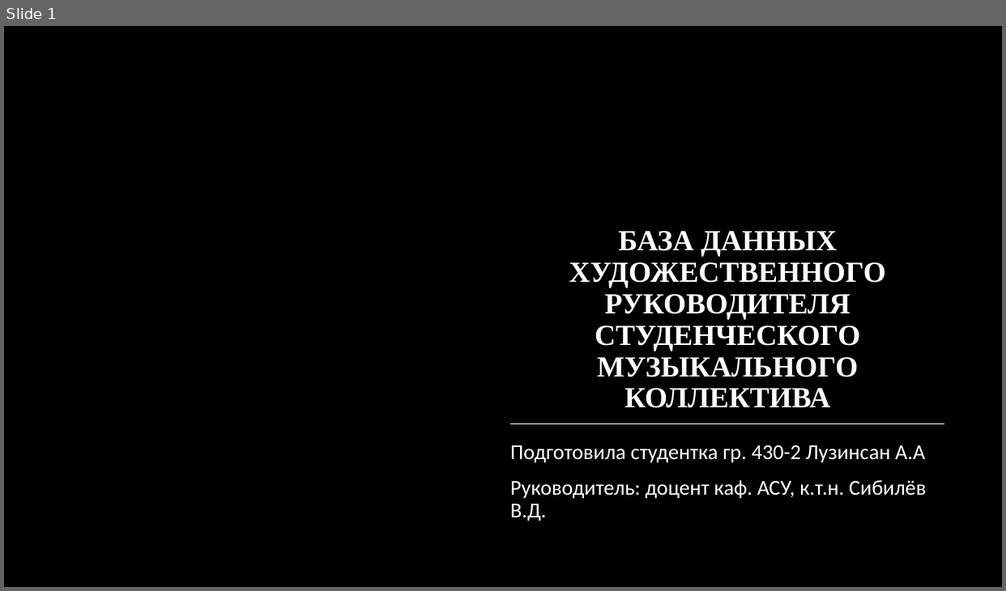
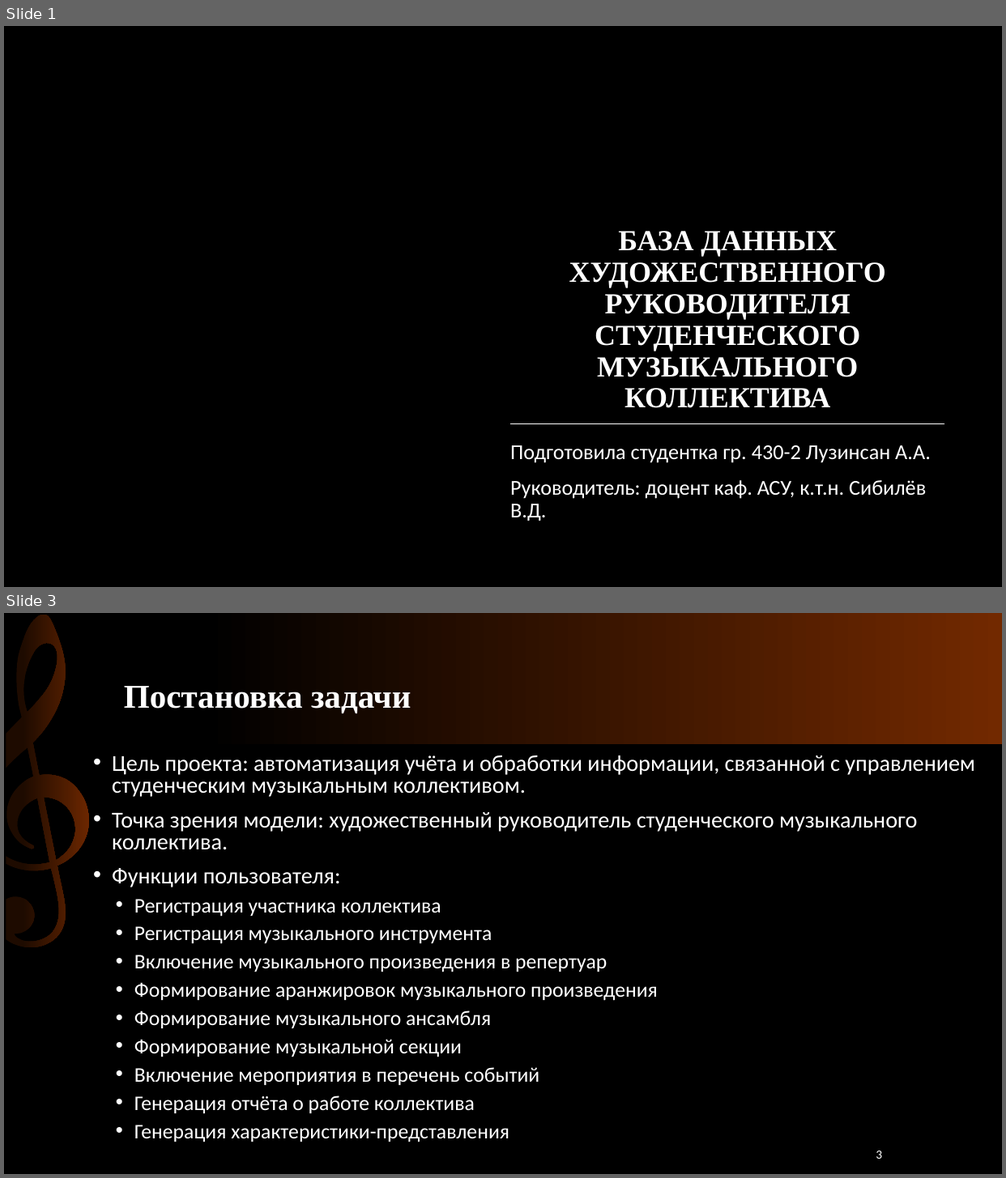
Before and after one commit to Luzinsan/tusur, a slide deck: 3_курс/6_semester/Базы_Данных/Курсовая/Защита.pptx. Shown one above the other, each under a label of ours: slide 1 before the commit, slides 1 and 3 after it; the slides between them are not shown. The pictures are 1006x591 and 1006x1178 pixels, drawn with LibreOffice and Linux fonts; fonts in the diff are those of the drawing; background and template pictures are left out. Boxes give left, top, right and bottom in pixels: in the first picture for what was removed or moved away, otherwise in the second. Text is boxed around its words. In the diff, an @@ line names an element or a change of style, - is before the commit and + after.

```diff
--- a/3_курс/6_semester/Базы_Данных/Курсовая/Защита.pptx
+++ b/3_курс/6_semester/Базы_Данных/Курсовая/Защита.pptx
@@ slide 3 added at (x1=4, y1=613, x2=1002, y2=1174), background #000000 @@
@@ rectangle added at (x1=4, y1=613, x2=1002, y2=744), fill gradient #000000 to #722900 @@
@@ freeform shape added at (x1=4, y1=613, x2=96, y2=950), fill gradient #1E0B00 to #722900 @@
@@ title added at (x1=124, y1=686, x2=411, y2=713), 32 pt, text #FFFFFF, bold @@
+Постановка задачи
@@ text added at (x1=112, y1=756, x2=975, y2=1143), 20 pt, text #FFFFFF @@
+• Цель проекта: автоматизация учёта и обработки информации, связанной с управлением студенческим музыкальным коллективом.
+• Точка зрения модели: художественный руководитель студенческого музыкального коллектива.
+• Функции пользователя:
+  • Регистрация участника коллектива
+  • Регистрация музыкального инструмента
+  • Включение музыкального произведения в репертуар
+  • Формирование аранжировок музыкального произведения
+  • Формирование музыкального ансамбля
+  • Формирование музыкальной секции
+  • Включение мероприятия в перечень событий
+  • Генерация отчёта о работе коллектива
+  • Генерация характеристики-представления
@@ page number added at (x1=876, y1=1151, x2=882, y2=1159), 12 pt, text #FFFFFF @@
+3
@@ slide 1 changed as well @@
@@ subtitle at (x1=510, y1=446, x2=931, y2=463): text changed @@
-Подготовила студентка гр. 430-2 Лузинсан А.А
+Подготовила студентка гр. 430-2 Лузинсан А.А.
```
Also in this commit, not shown: 1 other slide changed, 5 other slides added, 5 slides removed.
